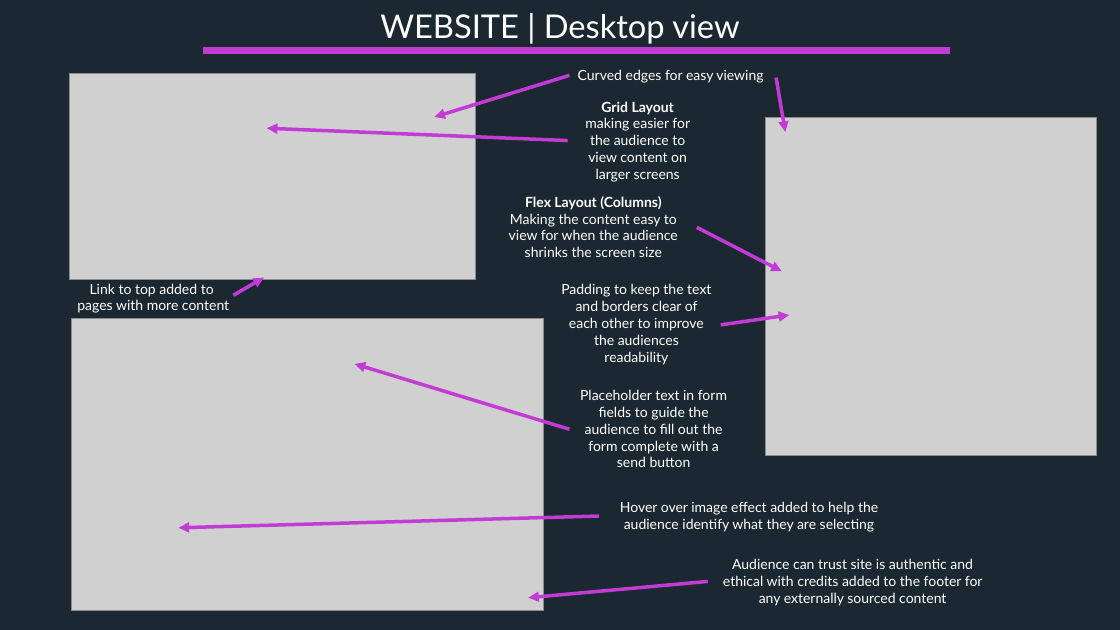
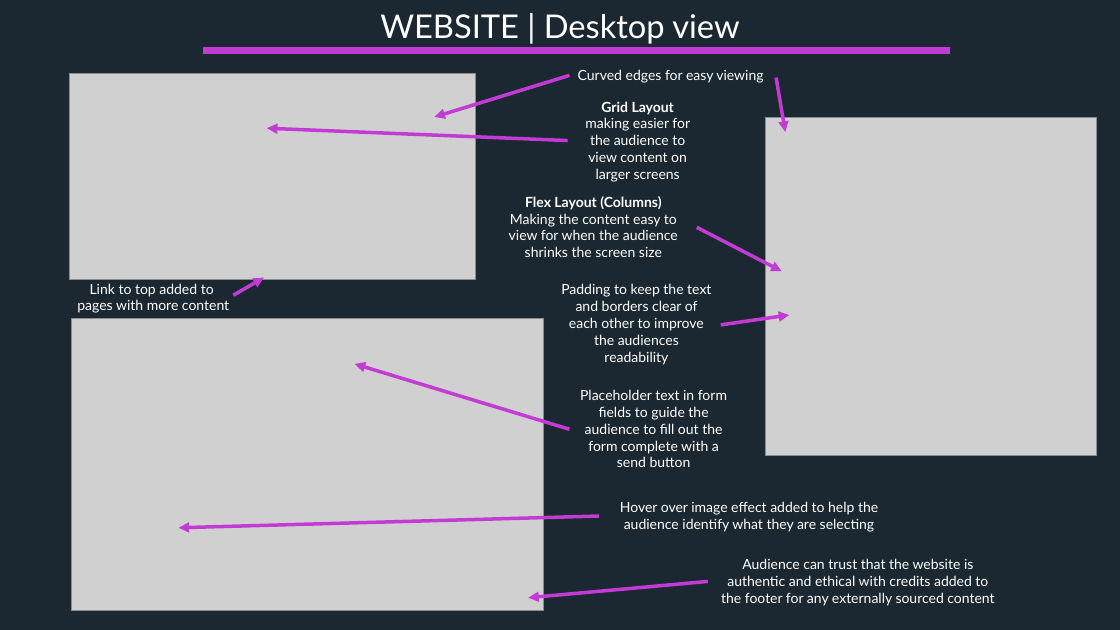
Before and after one commit to mdart86/Portfolio_Website, a slide deck: slide 10 of Michael-Dart_T1A2 Slidedeck.pptx. Drawn at 1120x630 pixels with LibreOffice and Linux fonts; fonts in the diff are those of the drawing; grey boxes stand for pictures. Boxes give left, top, right and bottom in pixels: in the first picture for what was removed or moved away, otherwise in the second. Text is boxed around its words. In the diff, an @@ line names an element or a change of style, - is before the commit and + after.

Commit message:
slidedeck content update

```diff
--- a/Michael-Dart_T1A2 Slidedeck.pptx
+++ b/Michael-Dart_T1A2 Slidedeck.pptx
@@ text at [721,558,994,606]: text changed @@
-Audience can trust site is authentic and ethical with credits added to the footer for any externally sourced content
+Audience can trust that the website is authentic and ethical with credits added to the footer for any externally sourced content
```
Also in this commit, not shown: 2 other slides changed.
